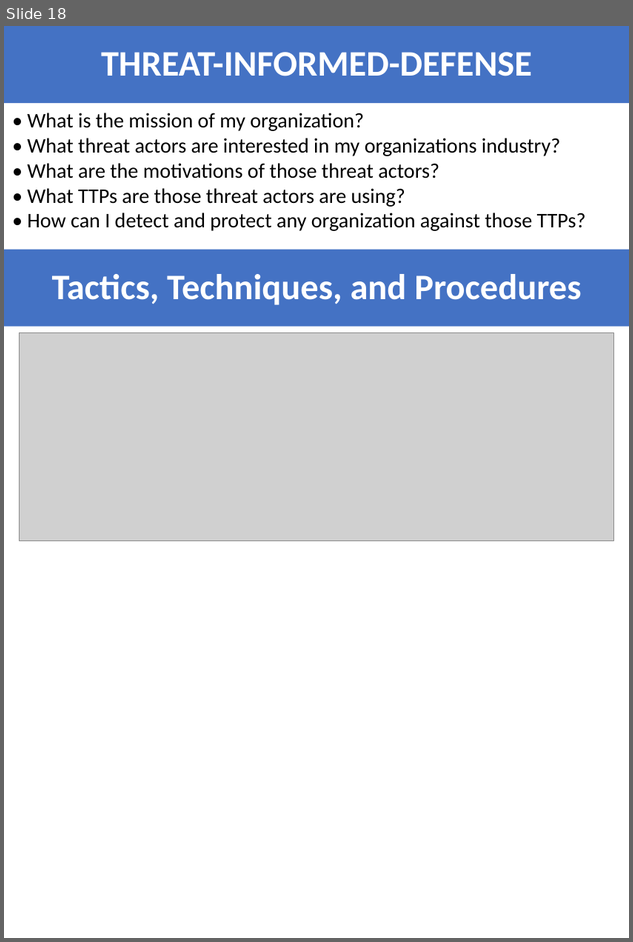
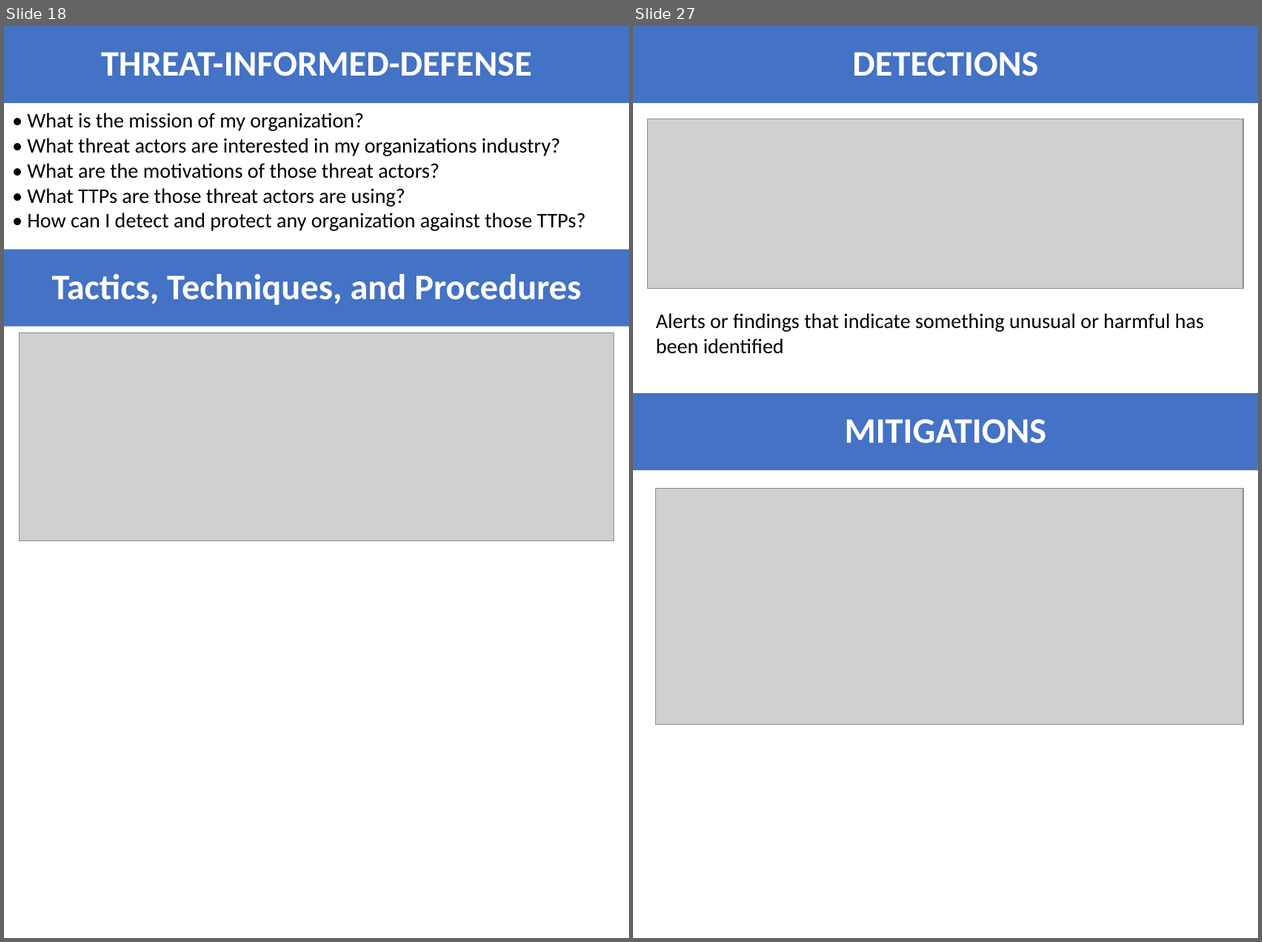
Before and after one commit to shankarpradhan/Networking, a slide deck: SASE/MITRE_ATTACK.pptx. Shown side by side, each under a label of ours: slide 18 before the commit, slides 18 and 27 after it; the slides between them are not shown. The pictures are 633x942 and 1262x942 pixels, drawn with LibreOffice and Linux fonts; fonts in the diff are those of the drawing; grey boxes stand for pictures. Boxes give left, top, right and bottom in pixels: in the first picture for what was removed or moved away, otherwise in the second. Text is boxed around its words. In the diff, an @@ line names an element or a change of style, - is before the commit and + after.

```diff
--- a/SASE/MITRE_ATTACK.pptx
+++ b/SASE/MITRE_ATTACK.pptx
@@ slide 27 added at (x1=633, y1=26, x2=1258, y2=938), background #FFFFFF @@
@@ title added at (x1=633, y1=26, x2=1258, y2=104), fill #4472C4, 31 pt, text #FFFFFF, bold @@
+DETECTIONS
@@ picture added at (x1=648, y1=118, x2=1243, y2=288) @@
@@ text added at (x1=656, y1=313, x2=1204, y2=354), 18 pt, text #000000 @@
+Alerts or findings that indicate something unusual or harmful has been identified
@@ rectangle added at (x1=633, y1=393, x2=1258, y2=471), fill #4472C4, 31 pt, text #FFFFFF, bold @@
+MITIGATIONS
@@ picture added at (x1=655, y1=488, x2=1243, y2=724) @@
```
Also in this commit, not shown: 15 other slides added, 11 other files.
